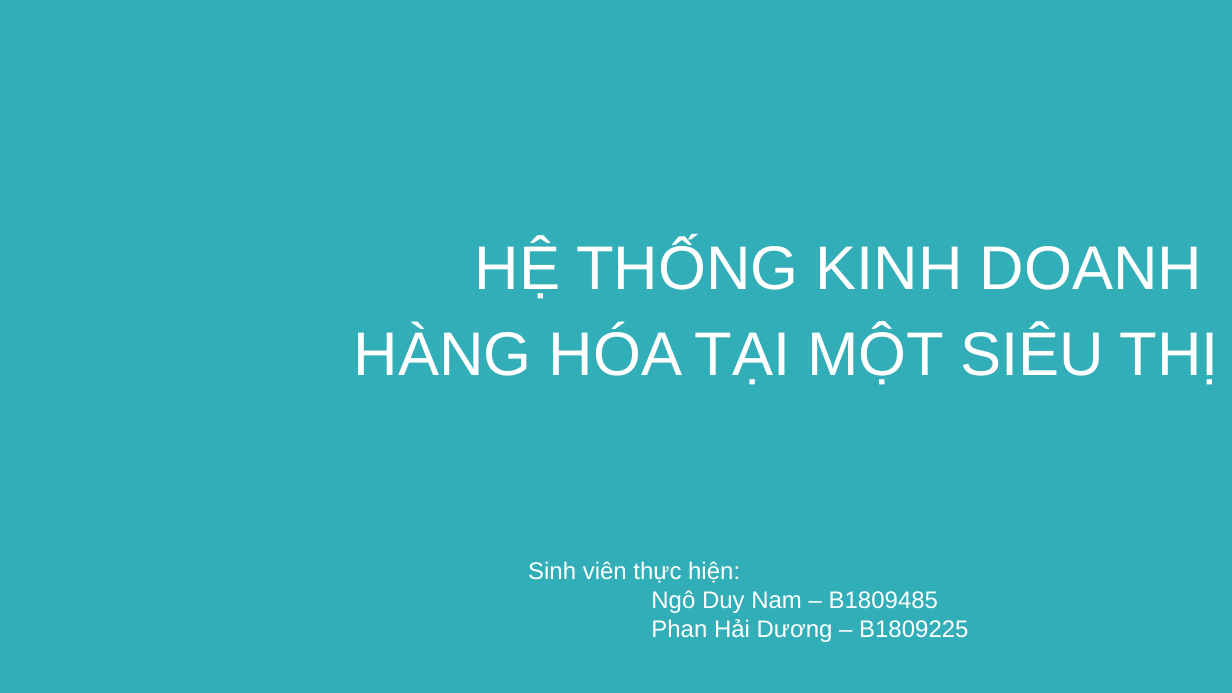
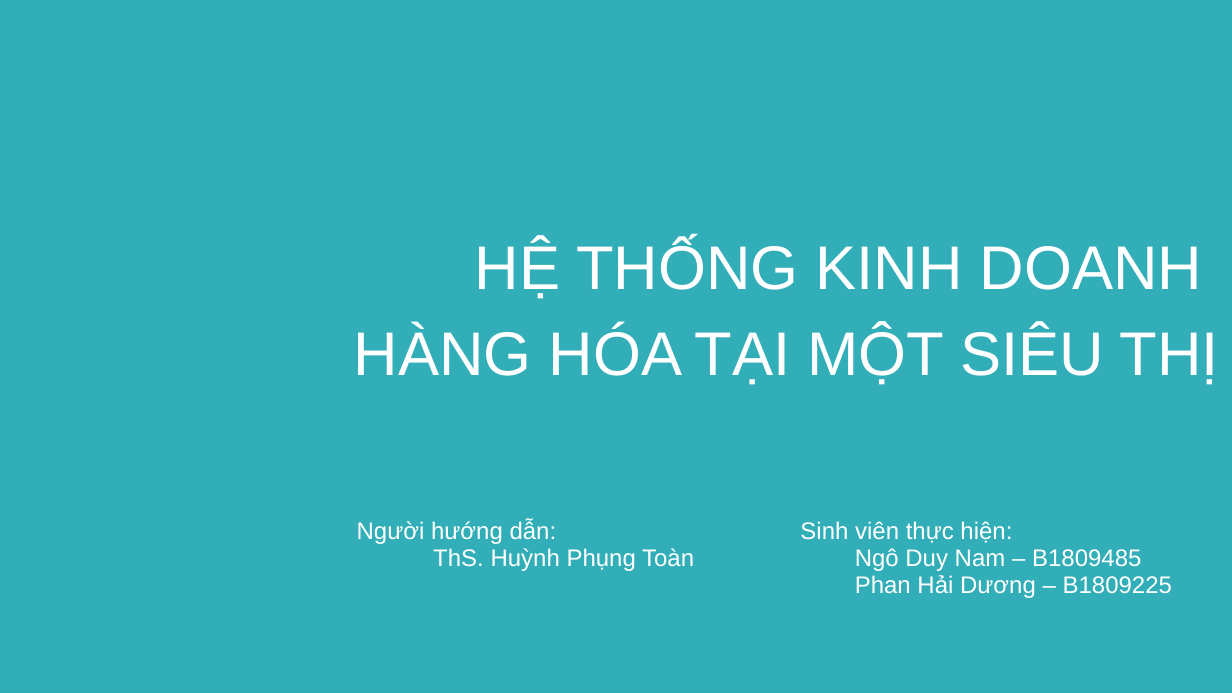
Before and after one commit to bapnam/DoAn_QTTinHoc, a slide deck: slide 1 of Nhom07/BaoCao.pptx. Drawn at 1232x693 pixels with LibreOffice and Linux fonts; fonts in the diff are those of the drawing; background and template pictures are left out. Boxes give left, top, right and bottom in pixels: in the first picture for what was removed or moved away, otherwise in the second. Text is boxed around its words. In the diff, an @@ line names an element or a change of style, - is before the commit and + after.

Commit message:
BN update

```diff
--- a/Nhom07/BaoCao.pptx
+++ b/Nhom07/BaoCao.pptx
@@ table added at box(345, 511, 1232, 676), 1 rows, 2 columns @@
+Người hướng dẫn: / ThS. Huỳnh Phụng Toàn | Sinh viên thực hiện: / Ngô Duy Nam – B1809485 / Phan Hải Dương – B1809225
@@ text removed at box(528, 561, 968, 642) @@
-Sinh viên thực hiện:
-Ngô Duy Nam – B1809485
-Phan Hải Dương – B1809225
```
Also in this commit, not shown: 3 slides added.
